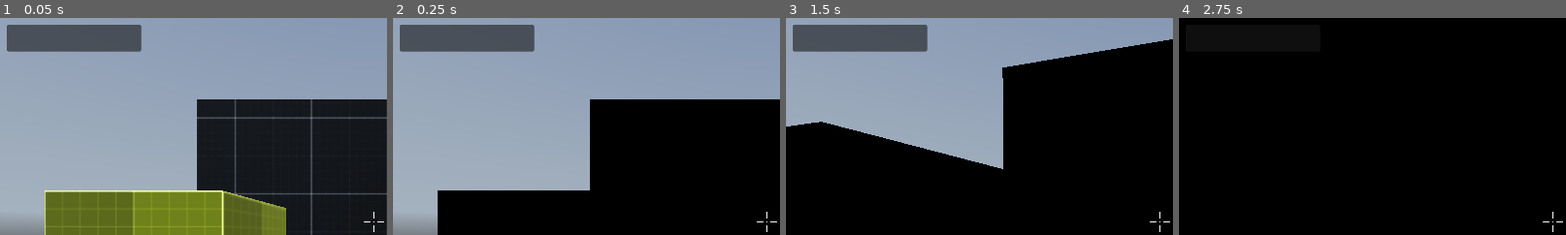
Above: before the commit, frames 1-4 (left to right).
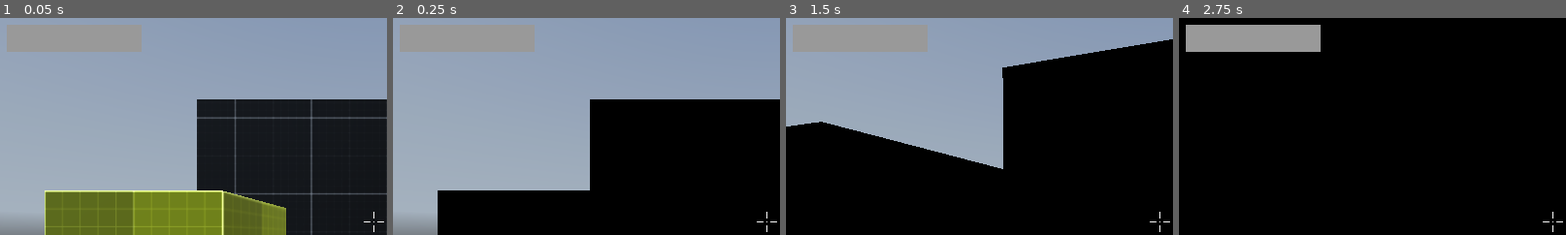
Above: after the commit, the same moments.

Repository: christiannoll/FPSGame
Game: Godot game, scene res://levels/level_001.tscn
The game is run twice, just before and just after one commit, with the same random seed, the same clock (stepped at 60 frames per second) and the same inputs. A sky picture missing from this copy of the repository is replaced by a grey-blue gradient.
Inputs (mouse positions are % of the whole screen's width and height, from its top left):
- Up to frame 1 (0.05 s): no input
- Up to frame 2 (0.25 s): no input
- Up to frame 3 (1.5 s): tap Enter at 0.5 s; move the mouse to (55, 50) at 0.52 s; hold C (crouch) 0.53-1.28 s; hold W (move_forward) from 0.53 s (still down); tap Space (jump) at 0.77 s; move the mouse to (45, 50) at 1.27 s; tap C (crouch) at 1.35 s
- Up to frame 4 (2.75 s): keep holding W (move_forward); tap Space (jump) at 1.52 s; move the mouse to (52, 48) at 2.02 s; hold C (crouch) from 2.03 s (still down)
The pictures show only the part of the screen within x 0-50%, y 0-50%; the shares and areas given below are measured in that part.

The runs differ from the first frame. In frame 1, 4.4% of the frame differs, in the area x 1-37%, y 3-16%; in frame 2, 4.4%; in frame 3, 4.4%; in frame 4, 4.4%.

Commit message:
Added StyleBoxFlat

Diff:
--- a/ui/themes/debug.tres
+++ b/ui/themes/debug.tres
@@ -1,7 +1,10 @@
 [gd_resource type="Theme" format=3 uid="uid://bvgrbw3o8xhf7"]
+
+[sub_resource type="StyleBoxFlat" id="StyleBoxFlat_t6fw5"]
 
 [resource]
 MarginContainer/constants/margin_bottom = 10
 MarginContainer/constants/margin_left = 10
 MarginContainer/constants/margin_right = 10
 MarginContainer/constants/margin_top = 10
+PanelContainer/styles/panel = SubResource("StyleBoxFlat_t6fw5")
